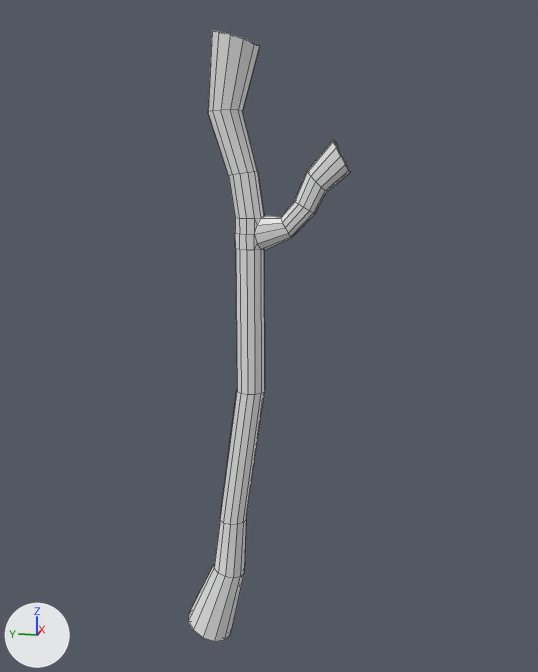
The FBX model FYPJ/Assets/Prefabs/IsaacPrefabs/PlayerSticks/pinkstick.fbx as it was, and as the next commit left it.
One viewpoint serves both versions: a 50 mm lens placed at (-6.89, -2.03, 4.98), pointed at (0.08, -0.64, 3.24). Arrows for +X, +Y and +Z are at lower left; the lights stay in place. Mesh edges are drawn as thin lines. Where no turn or scale is listed for an object, it has been applied to the vertices.
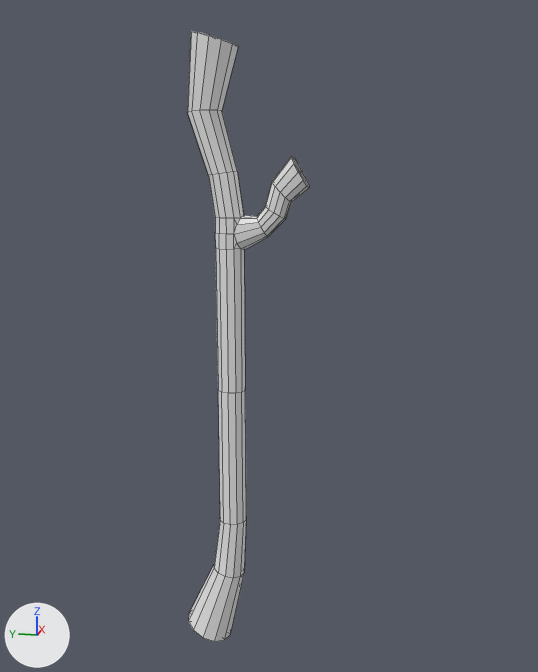
Boxes [x1, y1, x2, y2] around the edits, measured in the pictures (538 x 672 px; the box of a moved part takes in the faces that stretch with it):
'pCylinder1', reshaped (25% narrower): before [189, 30, 351, 641]; after [187, 31, 309, 641]
part 1 of me_mesh, moved or reshaped: before [208, 30, 265, 525]; after [187, 31, 246, 525]
part 2 of me_mesh, moved or reshaped: before [254, 216, 292, 250]; after [234, 215, 268, 250]
part 3 of me_mesh, moved or reshaped: before [281, 201, 315, 237]; after [257, 206, 286, 237]
part 4 of me_mesh, moved or reshaped: before [295, 141, 350, 213]; after [266, 156, 309, 218]
part 5 of me_mesh, moved or reshaped: before [333, 140, 351, 172]; after [291, 156, 309, 187]

Diff of the bpy script that builds the scene:
```diff
--- a/FYPJ/Assets/Prefabs/IsaacPrefabs/PlayerSticks/pinkstick.fbx.py
+++ b/FYPJ/Assets/Prefabs/IsaacPrefabs/PlayerSticks/pinkstick.fbx.py
@@ me_mesh @@
 me_mesh.from_pydata(...)  # 174 vertices, 188 faces; spans x -0.25..0.25, y -1.41..0.23, z -0.1..6.03
 # used by ob_pcylinder1; location = (0.0, 0.0, 0.0)
+# me_mesh part 1: all 86 vertices in x -0.22..0.22, y -0.61..-0.09, z 2.68..6.03 are moved by (0.0, 0.19, 0.0)
+# me_mesh part 2: all 12 vertices in x -0.08..0.08, y -0.88..-0.77, z 4.21..4.4 are moved by (0.0, 0.23, 0.0)
+# me_mesh part 3: all 12 vertices in x -0.08..0.08, y -1.1..-0.9, z 4.44..4.55 are moved by (0.0, 0.28, -0.05)
+# me_mesh part 4: all 12 vertices in x -0.1..0.1, y -1.2..-1.01, z 4.63..4.82 are moved by (0.0, 0.32, -0.1)
+# me_mesh part 5: all 15 vertices in x -0.12..0.12, y -1.41..-1.24, z 4.81..5.09 are moved by (0.0, 0.38, -0.14)
 me_mesh.materials.append(mat_stick)
```
